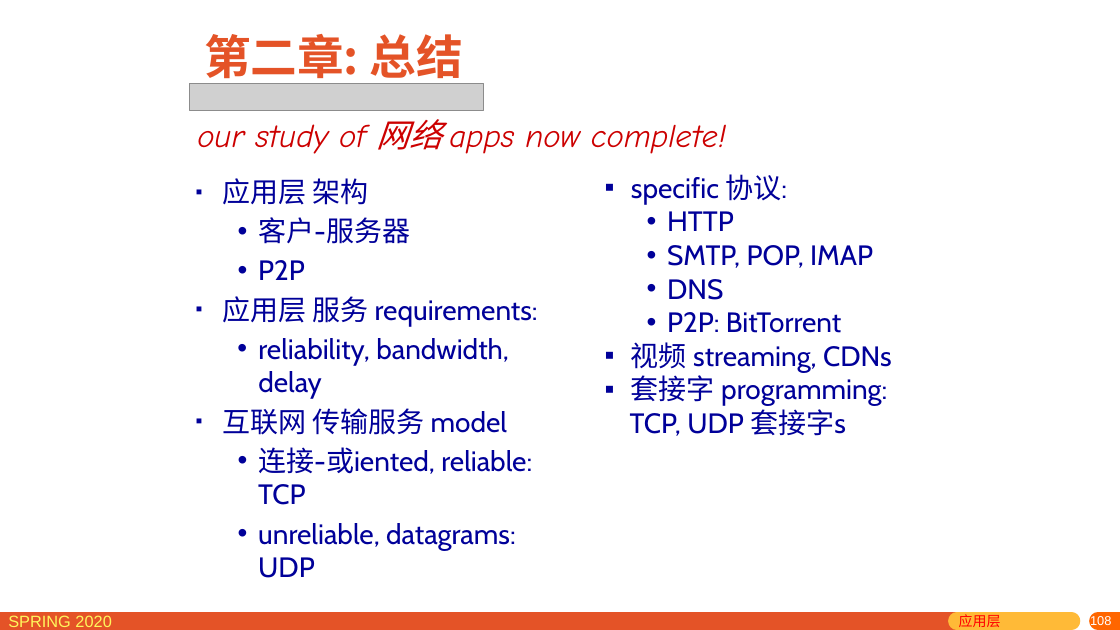
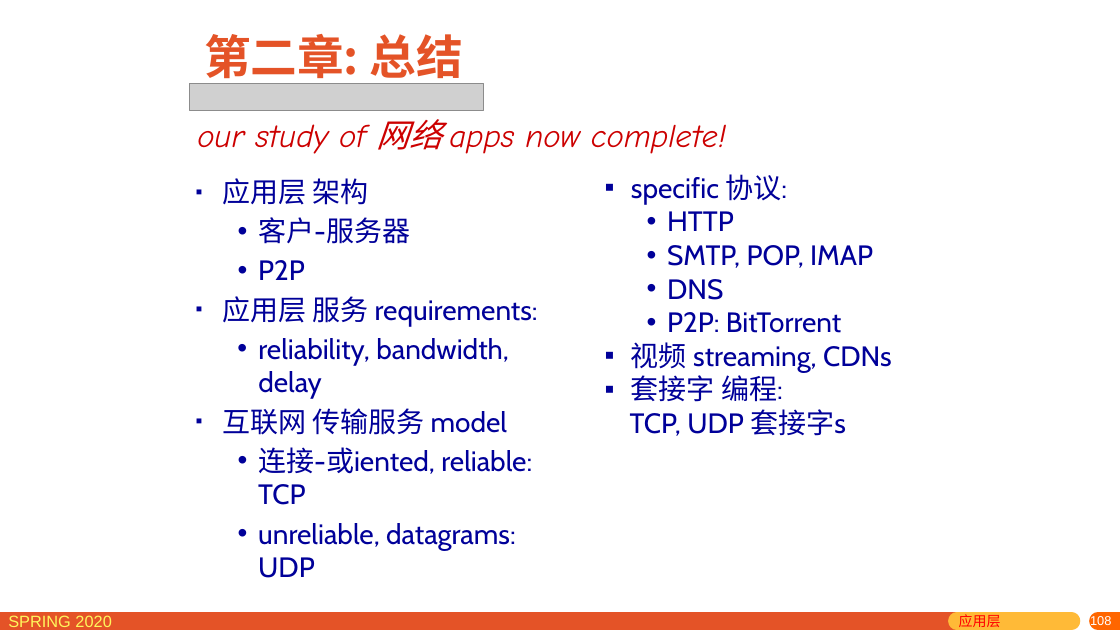
Before and after one commit to network-distributed/presentations, a slide deck: slide 108 of chapter2_cn.pptx. Drawn at 1120x630 pixels with LibreOffice and Linux fonts; fonts in the diff are those of the drawing; grey boxes stand for pictures. Boxes give left, top, right and bottom in pixels: in the first picture for what was removed or moved away, otherwise in the second. Text is boxed around its words. In the diff, an @@ line names an element or a change of style, - is before the commit and + after.

```diff
--- a/chapter2_cn.pptx
+++ b/chapter2_cn.pptx
@@ text at [631,375,783,402]: text changed @@
-▪ 套接字 programming:
+▪ 套接字 编程:
```
Also in this commit, not shown: 15 other slides changed, 1 other file.
